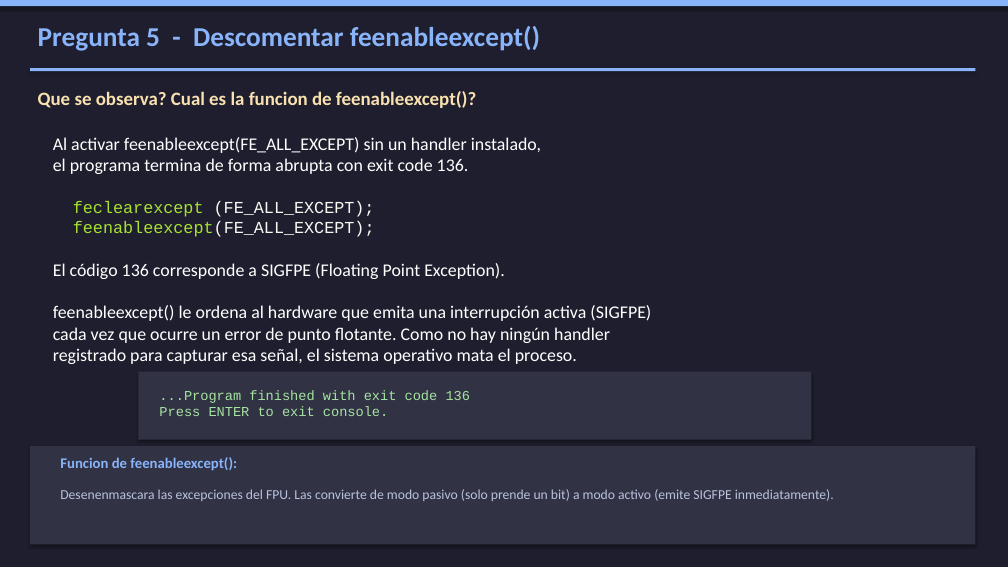
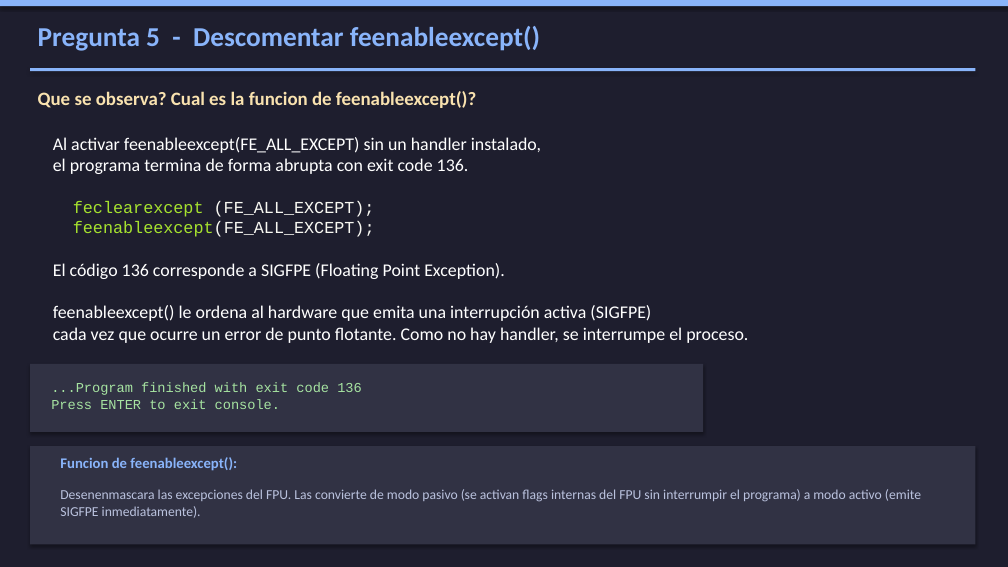
Before and after one commit to Juan-Stella/Control-y-Sistemas, a slide deck: slide 3 of Tp3/Ejercicio_6_Presentacion.pptx. Drawn at 1008x567 pixels with LibreOffice and Linux fonts; fonts in the diff are those of the drawing. Boxes give left, top, right and bottom in pixels: in the first picture for what was removed or moved away, otherwise in the second. Text is boxed around its words. In the diff, an @@ line names an element or a change of style, - is before the commit and + after.

```diff
--- a/Tp3/Ejercicio_6_Presentacion.pptx
+++ b/Tp3/Ejercicio_6_Presentacion.pptx
@@ text at (53,263,748,343): text changed @@
-El código 136 corresponde a SIGFPE (Floating Point Exception).
-feenableexcept() le ordena al hardware que emita una interrupción activa (SIGFPE)
-cada vez que ocurre un error de punto flotante. Como no hay ningún handler
-registrado para capturar esa señal, el sistema operativo mata el proceso.
+El código 136 corresponde a SIGFPE (Floating Point Exception).
+feenableexcept() le ordena al hardware que emita una interrupción activa (SIGFPE)
+cada vez que ocurre un error de punto flotante. Como no hay handler, se interrumpe el proceso.
@@ rectangle: place and size @@
-rectangle at (138,371,811,439)
+rectangle at (30,364,703,433)
@@ text "...Program finished with exit code ...": place and size @@
-text "...Program finished with exit code ..." at (159,390,471,416)
+text "...Program finished with exit code ..." at (51,382,362,409)
@@ text at (60,489,921,518): text changed @@
-Desenenmascara las excepciones del FPU. Las convierte de modo pasivo (solo prende un bit) a modo activo (emite SIGFPE inmediatamente).
+Desenenmascara las excepciones del FPU. Las convierte de modo pasivo (se activan flags internas del FPU sin interrumpir el programa) a modo activo (emite SIGFPE inmediatamente).
```
